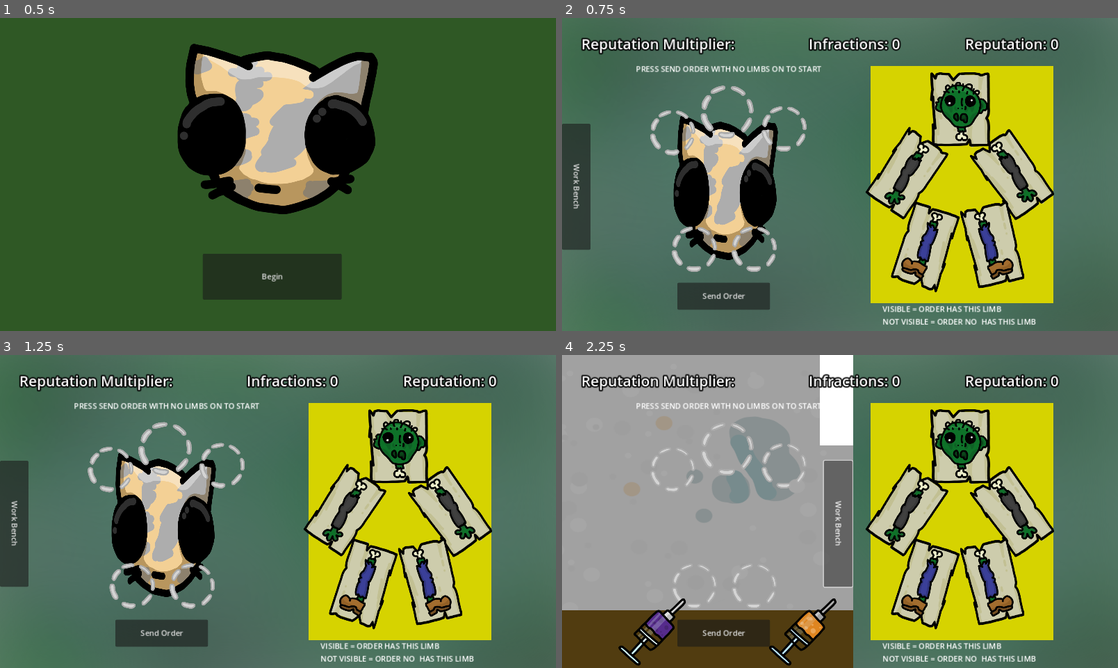
Above: before the commit, frames 1-4 (two rows, left to right).
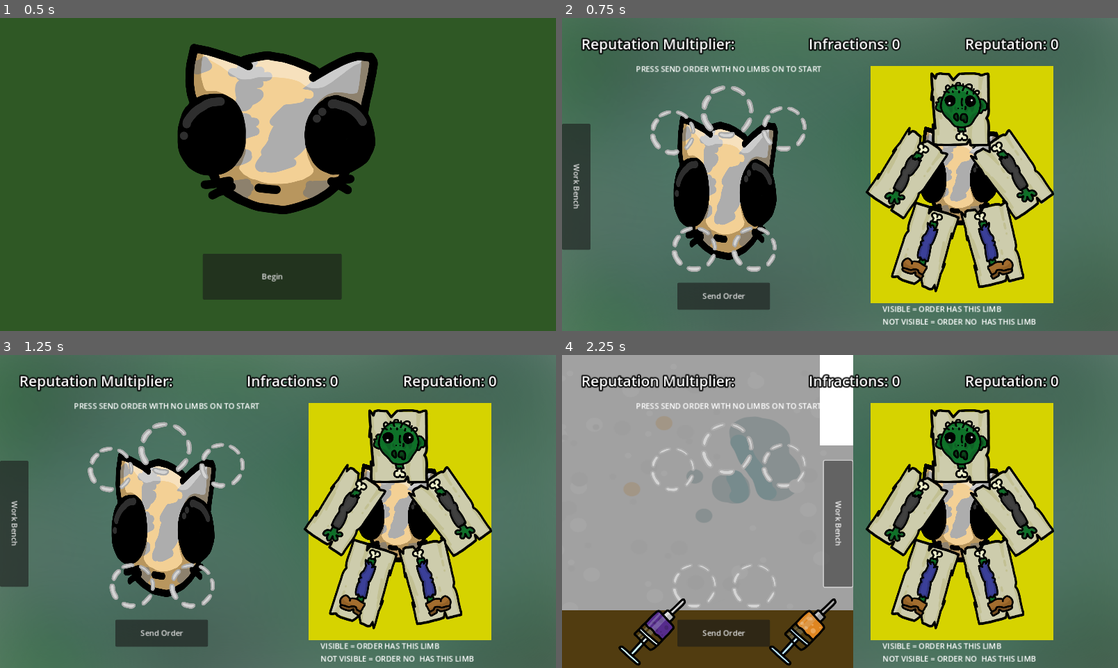
Above: after the commit, the same moments.

Repository: FakeAppleSauce/Minigame-Jam-Game
Game: Godot game, scene res://Scenes/home_page.tscn
The game is run twice, just before and just after one commit, with the same random seed, the same clock (stepped at 60 frames per second) and the same inputs.
Inputs:
- Up to frame 1 (0.5 s): no input
- Up to frame 2 (0.75 s): click "Begin" at 0.5 s
- Up to frame 3 (1.25 s): no input
- Up to frame 4 (2.25 s): click "Work Bench" at 1.25 s; click "Order Screen" at 2 s

Frame 1 is identical in both runs. In frame 2, 2.0% of the frame differs, in the area x 64-79%, y 34-67%; in frame 3, 2.0%; in frame 4, 2.0%.

Commit message:
visual stuff

Diff:
--- a/Code/control.gd
+++ b/Code/control.gd
@@ -12,6 +12,7 @@
 @onready var send_order_button: Button = $sendOrderButton
 @onready var temporarytext: Label = $TEMPORARYTEXT
 @onready var temporarytext_2: Label = $TEMPORARYTEXT2
+@onready var temporarytext_3: Label = $TEMPORARYTEXT3
 
 
 var button_slide = false
@@ -54,6 +55,7 @@
 		send_order_button.visible = false
 		temporarytext.visible = false
 		temporarytext_2.visible = false
+		temporarytext_3.visible = true
 
 
 
@@ -63,6 +65,7 @@
 		send_order_button.visible = true
 		temporarytext.visible = true
 		temporarytext_2.visible = true
+		temporarytext_3.visible = false
 
 	button_slide = true
 	notePosition.emit()
--- a/Scenes/MainGame.tscn
+++ b/Scenes/MainGame.tscn
@@ -462,7 +462,6 @@
 color = Color(0.840262, 0.828184, 0, 1)
 
 [node name="OrderTorso" type="Sprite2D" parent="OrderScreen/CurrentOrder"]
-visible = false
 z_index = -1
 position = Vector2(822.58, 325.528)
 scale = Vector2(0.187, 0.272)
@@ -725,6 +724,15 @@
 offset_right = 559.0
 offset_bottom = 143.0
 text = "PRESS SEND ORDER WITH NO LIMBS ON TO START"
+
+[node name="TEMPORARYTEXT3" type="Label" parent="UI"]
+visible = false
+layout_mode = 0
+offset_left = 687.0
+offset_top = 135.0
+offset_right = 1066.0
+offset_bottom = 184.0
+text = "PUT LIMB HERE TO MOVE IT TO ORDER SCREEN ->"
 
 [node name="Limbs" type="Node2D" parent="."]
 
Not shown, changed: index.html
Not shown, changed: index.pck
